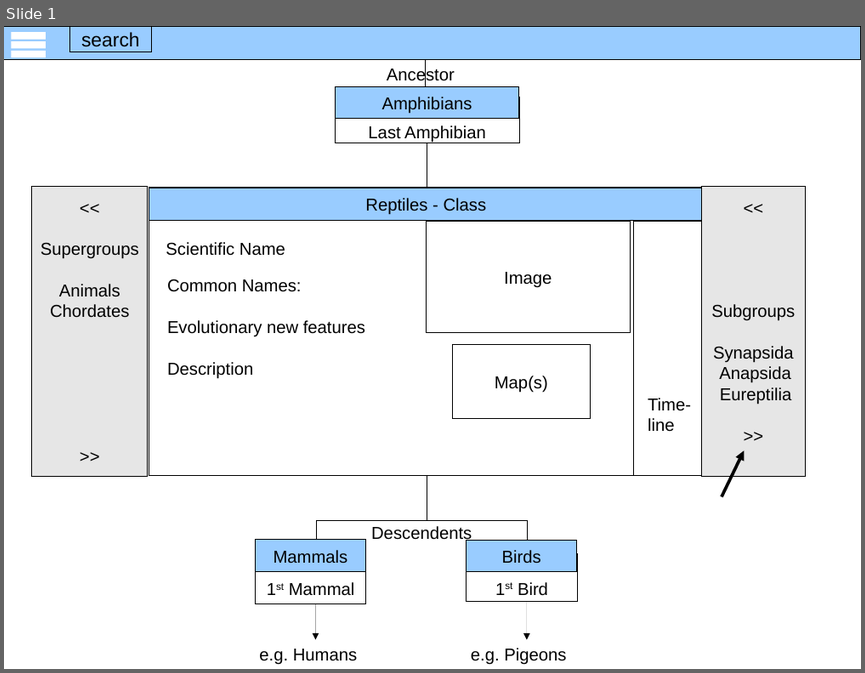
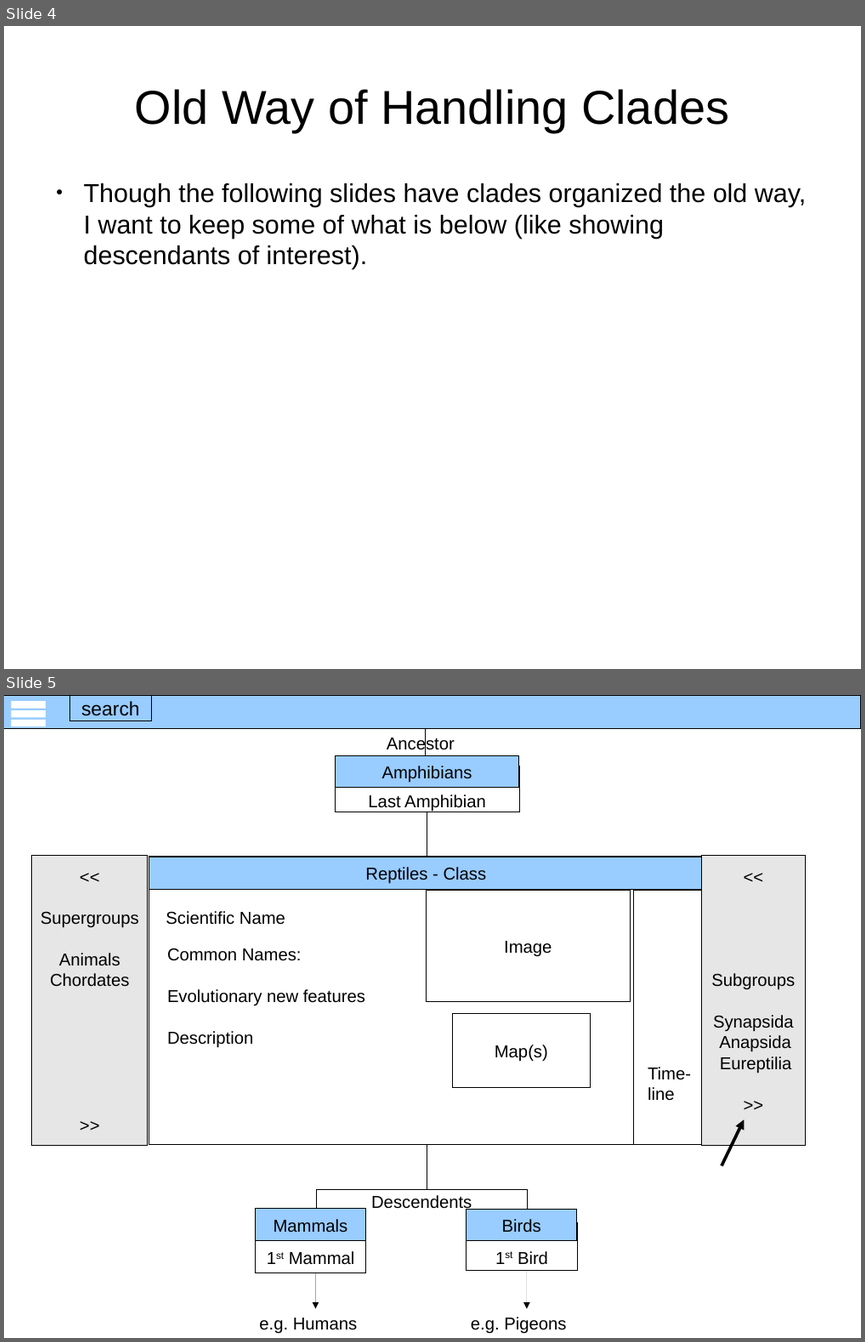
Before and after one commit to kylethayer/bioladder, a slide deck: View design.odp. Shown one above the other, each under a label of ours: slide 1 before the commit, slides 4 and 5 after it. The pictures are 865x673 and 865x1342 pixels, drawn with LibreOffice and Linux fonts; fonts in the diff are those of the drawing. Boxes give left, top, right and bottom in pixels: in the first picture for what was removed or moved away, otherwise in the second. Text is boxed around its words. In the diff, an @@ line names an element or a change of style, - is before the commit and + after.

Commit message:
Updated view design with new way to handle clades

```diff
--- a/View design.odp
+++ b/View design.odp
@@ slide 4 added at <box>4,26,861,669</box>, background #FFFFFF @@
@@ title added at <box>135,89,729,132</box>, 44 pt, text #000000 @@
+Old Way of Handling Clades
@@ text added at <box>84,183,806,269</box>, 24 pt, text #000000 @@
+● Though the following slides have clades organized the old way, I want to keep some of what is below (like showing descendants of interest).
@@ what was slide 1 is now slide 5 @@
```
Also in this commit, not shown: 3 other slides added, 1 slide removed, 1 other file.
